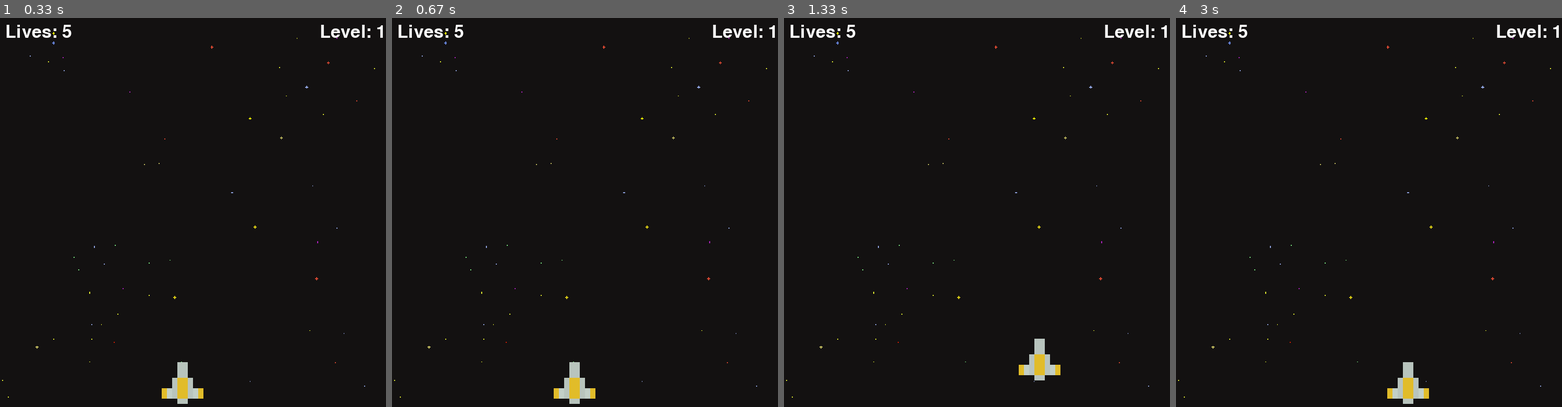
Above: before the commit, frames 1-4 (left to right).
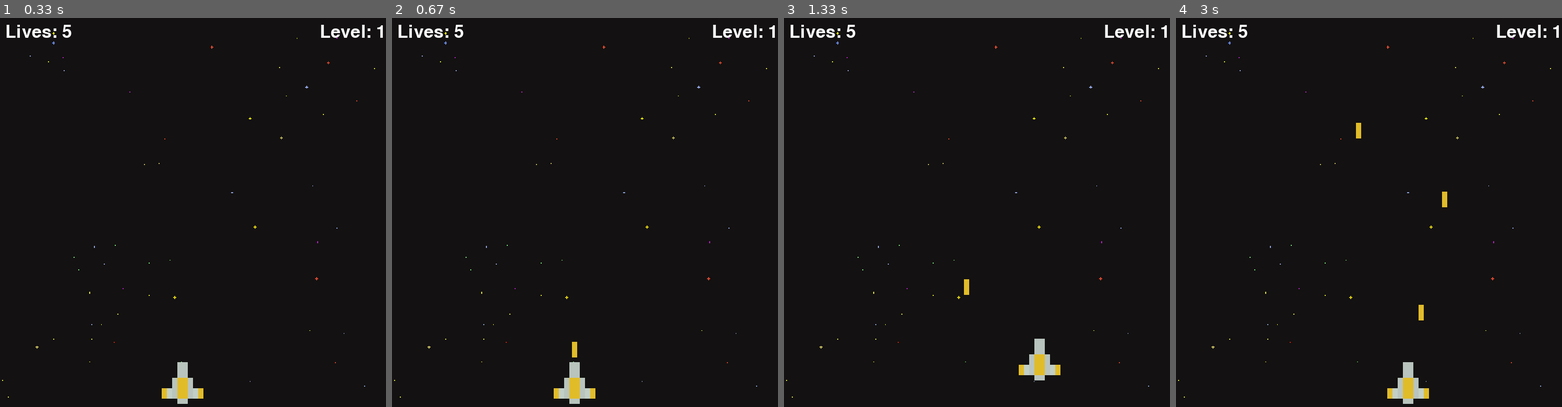
Above: after the commit, the same moments.

Repository: Harsh-2909/Space-Shooter-Pygame
Game: pygame game, started from main.py
Two runs of this game, one before a commit and one after it. Both use one fixed random seed, a clock stepped at 60 frames per second and the inputs below.
Inputs:
- Up to frame 1 (0.33 s): no input
- Up to frame 2 (0.67 s): tap Space at 0.33 s
- Up to frame 3 (1.33 s): hold Right 0.67-1.13 s; tap Space at 0.73, 1.03, 1.23 s; hold Up from 1.17 s (still down)
- Up to frame 4 (3 s): release Up at 1.47 s; hold Right 1.5-1.97 s; tap Space at 1.57, 1.87, 2.07, 2.37, 2.63, 2.97 s; hold Left 2-2.53 s; hold Down 2.57-2.87 s; hold Left from 2.9 s (still down)

Frame 1 is identical in both runs. In frame 2, less than 0.1% of the frame differs, in the area x 46-48%, y 83-88%; in frame 3, less than 0.1%; in frame 4, 0.2%, in the area x 46-71%, y 26-78%.

Commit message:
Defines Laser Class Added a way for player to shoot laser

Diff:
--- a/main.py
+++ b/main.py
@@ -22,6 +22,27 @@
 
 # LOAD BACKGROUND
 BG = pygame.transform.scale(pygame.image.load(os.path.join("assets", "background-black.png")), (WIDTH, HEIGHT))
+
+# Laser Class for shooting lasers
+class Laser:
+    def __init__(self, x, y, img):
+        self.x = x
+        self.y = y
+        self.img = img
+        self.mask = pygame.mask.from_surface(self.img)
+
+    def draw(self, window):
+        window.blit(self.img, (self.x, self.y))
+
+    def move(self, laser_velo):
+        self.y -= laser_velo
+
+    def off_screen(self, height):
+        return self.y <= height and self.y >= 0
+
+    def collision(self, obj):
+        return collide(self, obj)
+
 
 # Ship Parent class to inherit player and enemy ship class
 class Ship:
@@ -72,6 +93,11 @@
     def move(self, vel): # To move down the enemy ship
         self.y += vel
 
+def collide(obj1, obj2):
+    offset_x = obj2.x - obj1.x
+    offset_y = obj2.y - obj1.y
+    return obj1.mask.overlap(obj2.mask, (offset_x, offset_y)) != None
+
 def main():
     run = True
     lost = False
@@ -82,6 +108,7 @@
     lives = 5
     PLAYER_VEL = 5
     ENEMY_VEL = 1
+    LASER_VELO = 3
     enemies = []
     wave_length = 0
     main_font = pygame.font.SysFont("comicsans", size= 50)
@@ -111,6 +138,9 @@
             lost_label = main_font.render("YOU LOST!", 1, (255,255,255))
             WIN.blit(lost_label, ((WIDTH-lost_label.get_width())//2, (HEIGHT-lost_label.get_height())//2))
 
+        # DRAWING LASERS
+        for laser in player.lasers:
+            laser.draw(WIN)
         # UPDATING THE DISPLAY
         pygame.display.update()
 
@@ -148,6 +178,13 @@
             player.y -= PLAYER_VEL
         if (keys[pygame.K_s] or keys[pygame.K_DOWN]) and player.y + PLAYER_VEL + player.get_height() < HEIGHT: # down
             player.y += PLAYER_VEL
+        if keys[pygame.K_SPACE] and player.cool_down_counter == 0:
+            laser = Laser(player.x, player.y, player.laser_img)
+            player.lasers.append(laser)
+            player.cool_down_counter = FPS * 1
+
+        if player.cool_down_counter:
+            player.cool_down_counter -= 1
 
         for enemy in enemies[:]:
             enemy.move(ENEMY_VEL)
@@ -155,4 +192,6 @@
                 lives -= 1
                 enemies.remove(enemy)
 
+        for laser in player.lasers:
+            laser.move(LASER_VELO)
 main()
